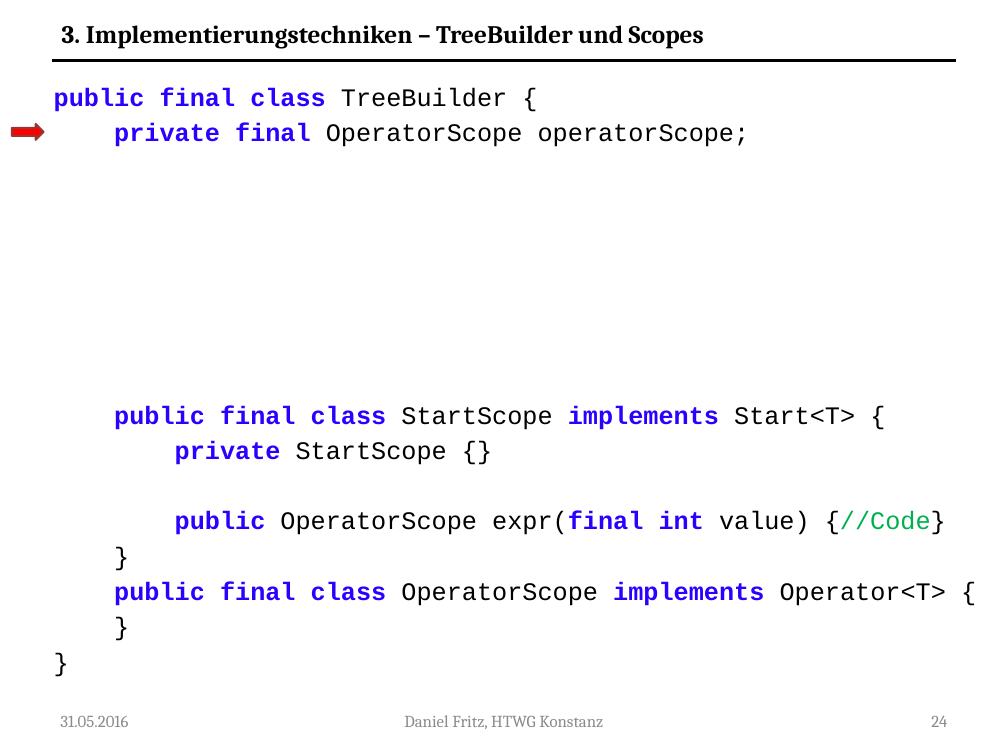
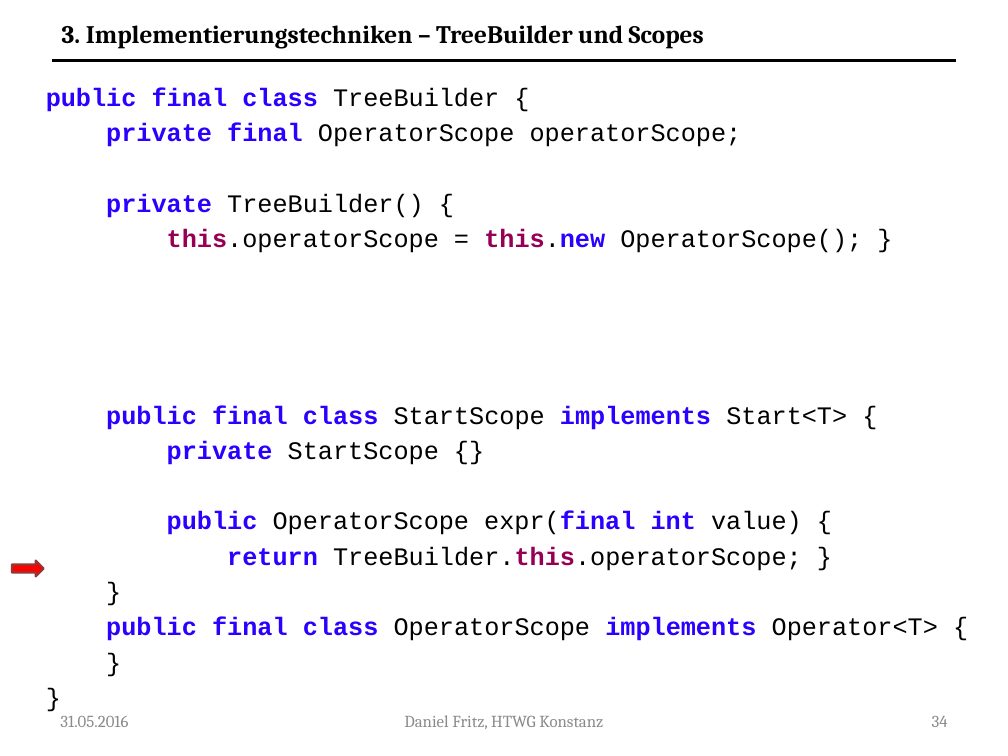
Before and after one commit to Guldenbart/MA, a slide deck: slide 34 of ppt/MA_neu.pptx (slide 24 before the commit). Drawn at 1008x756 pixels with LibreOffice and Linux fonts; fonts in the diff are those of the drawing. Boxes give left, top, right and bottom in pixels: in the first picture for what was removed or moved away, otherwise in the second. Text is boxed around its words. In the diff, an @@ line names an element or a change of style, - is before the commit and + after.

```diff
--- a/ppt/MA_neu.pptx
+++ b/ppt/MA_neu.pptx
@@ text "public final class TreeBuilder {": place and size @@
-text "public final class TreeBuilder {" at (54,88,946,606)
+text "public final class TreeBuilder {" at (46,88,938,641)
@@ text at (106,193,862,253): paragraphs added @@
+private TreeBuilder() {
+this.operatorScope = this.new OperatorScope(); }
@@ text at (167,511,802,571): text changed @@
-public OperatorScope expr(final int value) {//Code}
+public OperatorScope expr(final int value) {
+return TreeBuilder.this.operatorScope; }
@@ right arrow: place and size @@
-right arrow at (12,124,43,140)
+right arrow at (12,560,43,577)
@@ page number at (932,716,948,727): text changed @@
-24
+34
```
Also in this commit, not shown: 25 other slides changed, 16 slides added, 1 other file.
